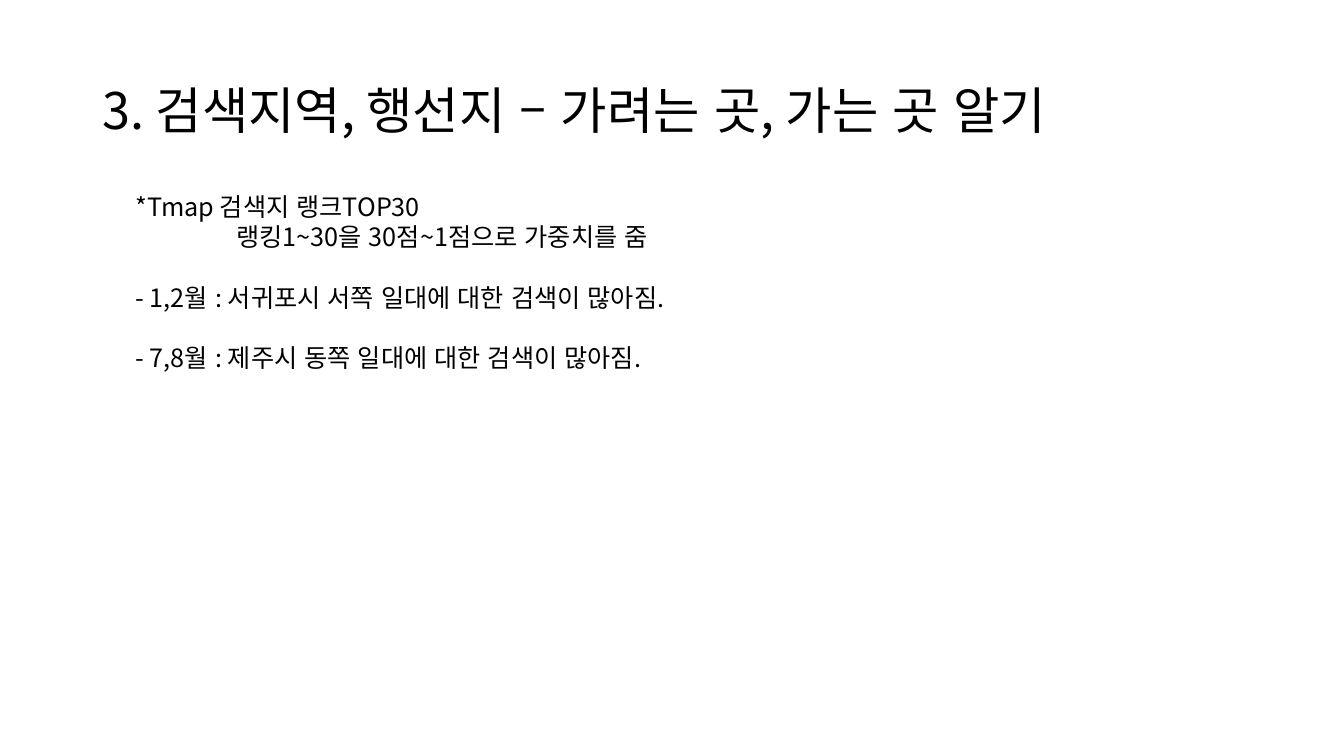
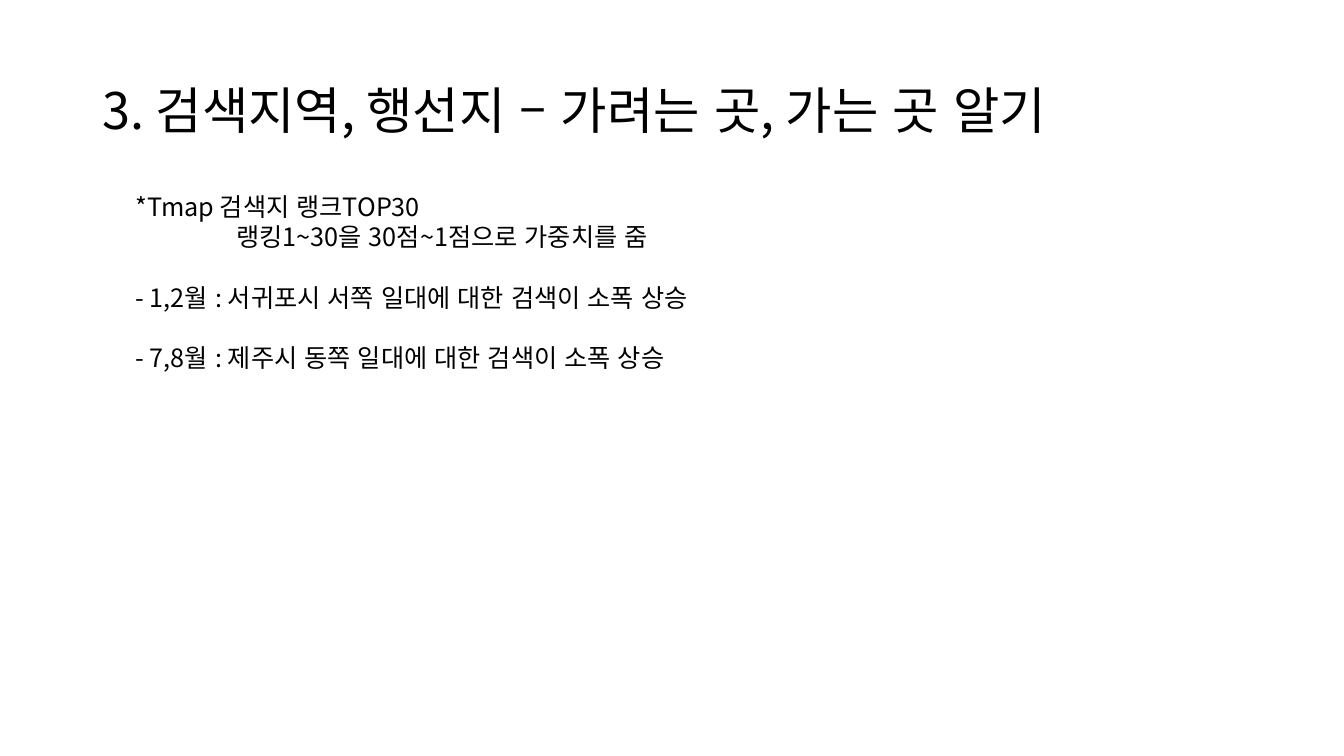
Before and after one commit to so-jeong0127/6-project, a slide deck: slide 10 of 김신혁/191215/r 그래프.pptx. Drawn at 1344x756 pixels with LibreOffice and Linux fonts; fonts in the diff are those of the drawing. Boxes give left, top, right and bottom in pixels: in the first picture for what was removed or moved away, otherwise in the second. Text is boxed around its words. In the diff, an @@ line names an element or a change of style, - is before the commit and + after.

```diff
--- a/김신혁/191215/r 그래프.pptx
+++ b/김신혁/191215/r 그래프.pptx
@@ text at [150,286,687,372]: text changed @@
-- 1,2월 : 서귀포시 서쪽 일대에 대한 검색이 많아짐.
-- 7,8월 : 제주시 동쪽 일대에 대한 검색이 많아짐.
+- 1,2월 : 서귀포시 서쪽 일대에 대한 검색이 소폭 상승
+- 7,8월 : 제주시 동쪽 일대에 대한 검색이 소폭 상승
```
Also in this commit, not shown: 7 slides added, 30 other files.
